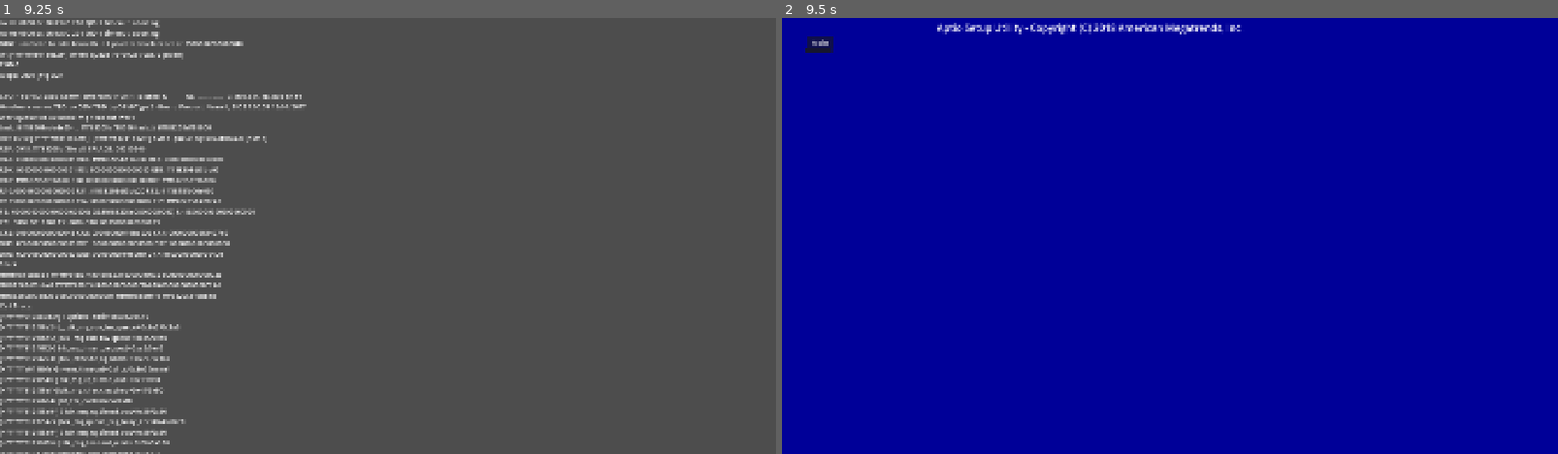
Above: before the commit, frames 1-2 (left to right).
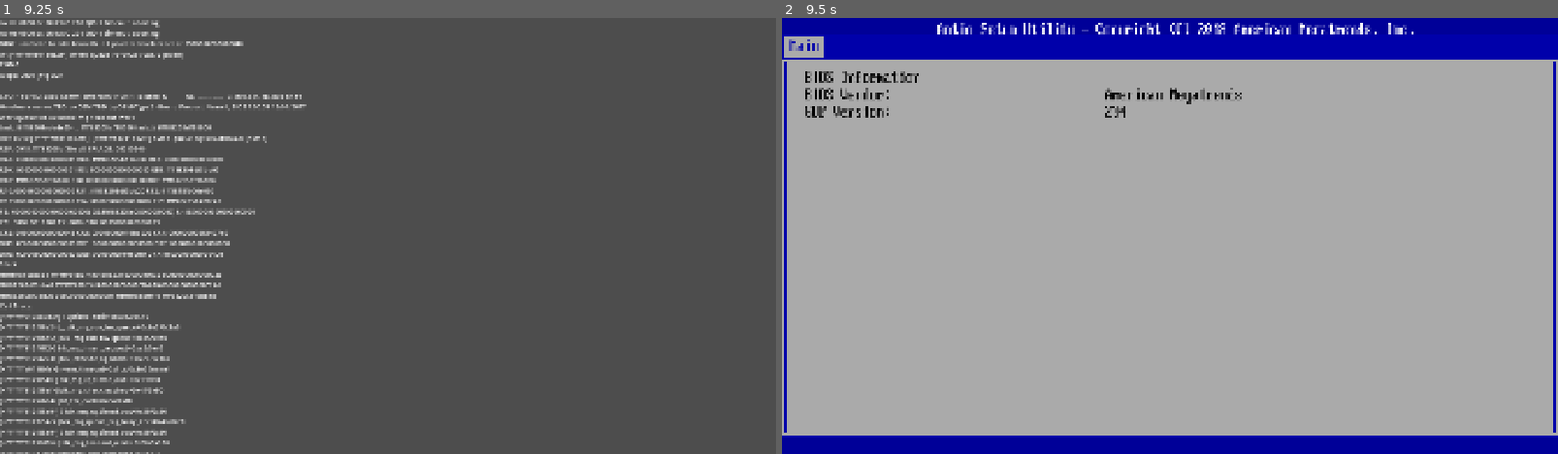
Above: after the commit, the same moments.

Repository: CreatorPoints/DeskPet
Game: Godot game, scene res://assets/scenes/scare1.tscn
The game is run twice, just before and just after one commit, with the same random seed, the same clock (stepped at 60 frames per second) and the same inputs.
Inputs (mouse positions are in pixels of both pictures, inside the frame that each line leads up to):
- Up to frame 1 (9.25 s): tap Enter at 0.5, 2, 3.5 s; move the mouse to (558, 214) at 0.52 s; hold Right 0.53-1.28 s; tap Alt every 1.5 s from 0.6 to 8.1 s; click (558, 214) at 0.67 s; tap Space at 1.25, 2.75, 4.25 s; move the mouse to (232, 257) at 1.27 s; hold Down 1.28-2.03 s; tap Shift every 1.5 s from 1.35 to 8.85 s; move the mouse to (465, 140) at 2.02 s; hold Right 2.03-2.78 s; move the mouse to (349, 323) at 2.77 s; hold Up 2.78-3.53 s; click (349, 323) at 2.92 s; move the mouse to (620, 301) at 3.52 s; hold Left 3.53-5.03 s; move the mouse to (155, 170) at 4.27 s; move the mouse to (426, 236) at 5.02 s; hold Down 5.03-5.78 s; click (426, 236) at 5.17 s; move the mouse to (271, 127) at 5.77 s; hold Right 5.78-6.53 s; move the mouse to (558, 214) at 6.52 s; hold Up 6.53-7.28 s; move the mouse to (232, 257) at 7.27 s; hold Right 7.28-8.03 s; click (232, 257) at 7.42 s; move the mouse to (465, 140) at 8.02 s; hold Down 8.03-8.78 s; move the mouse to (349, 323) at 8.77 s; hold Left from 8.78 s (still down)
- Up to frame 2 (9.5 s): keep holding Left

Frame 1 is identical in both runs. In frame 2, 87% of the frame differs, in the area x 0-100%, y 1-96%.

Commit message:
Massive change on BIOS

Diff:
--- /dev/null
+++ b/assets/others/BIOS.tres
@@ -0,0 +1,246 @@
+[gd_resource type="Theme" format=3 uid="uid://bm4gm6dx5oqb7"]
+
+[ext_resource type="FontFile" uid="uid://crgyl3fnbviki" path="res://assets/others/AcPlus_IBM_VGA_8x16.ttf" id="1_5ej6k"]
+
+[sub_resource type="StyleBoxFlat" id="StyleBoxFlat_bios_modal_popup"]
+content_margin_left = 16.0
+content_margin_top = 16.0
+content_margin_right = 16.0
+content_margin_bottom = 16.0
+bg_color = Color(0, 0, 0.666667, 1)
+border_width_left = 2
+border_width_top = 2
+border_width_right = 2
+border_width_bottom = 2
+border_color = Color(1, 1, 1, 1)
+shadow_color = Color(0, 0, 0, 1)
+shadow_size = 1
+shadow_offset = Vector2(8, 16)
+anti_aliasing = false
+
+[sub_resource type="StyleBoxFlat" id="StyleBoxFlat_bios_item_normal"]
+content_margin_left = 4.0
+content_margin_top = 1.0
+content_margin_right = 4.0
+content_margin_bottom = 1.0
+bg_color = Color(0.666667, 0.666667, 0.666667, 0)
+anti_aliasing = false
+
+[sub_resource type="StyleBoxFlat" id="StyleBoxFlat_bios_item_selected_ami"]
+content_margin_left = 4.0
+content_margin_top = 1.0
+content_margin_right = 4.0
+content_margin_bottom = 1.0
+bg_color = Color(0, 0, 0.666667, 1)
+anti_aliasing = false
+
+[sub_resource type="StyleBoxFlat" id="StyleBoxFlat_bios_item_selected_award_red"]
+content_margin_left = 4.0
+content_margin_top = 1.0
+content_margin_right = 4.0
+content_margin_bottom = 1.0
+bg_color = Color(0.666667, 0, 0, 1)
+anti_aliasing = false
+
+[sub_resource type="StyleBoxLine" id="StyleBoxLine_bios_separator"]
+color = Color(0, 0, 0.666667, 1)
+grow_begin = 0.0
+grow_end = 0.0
+thickness = 2
+
+[sub_resource type="StyleBoxEmpty" id="StyleBoxEmpty_none"]
+
+[sub_resource type="StyleBoxFlat" id="StyleBoxFlat_bios_main_panel"]
+content_margin_left = 8.0
+content_margin_top = 8.0
+content_margin_right = 8.0
+content_margin_bottom = 8.0
+bg_color = Color(0.666667, 0.666667, 0.666667, 1)
+border_width_left = 2
+border_width_top = 2
+border_width_right = 2
+border_width_bottom = 2
+border_color = Color(0, 0, 0.666667, 1)
+anti_aliasing = false
+
+[sub_resource type="StyleBoxFlat" id="StyleBoxFlat_bios_modal_button_focus"]
+content_margin_left = 8.0
+content_margin_top = 2.0
+content_margin_right = 8.0
+content_margin_bottom = 2.0
+bg_color = Color(0, 0, 0, 1)
+anti_aliasing = false
+
+[sub_resource type="StyleBoxFlat" id="StyleBoxFlat_bios_tab_unselected"]
+content_margin_left = 12.0
+content_margin_top = 2.0
+content_margin_right = 12.0
+content_margin_bottom = 2.0
+bg_color = Color(0, 0, 0.666667, 1)
+anti_aliasing = false
+
+[sub_resource type="StyleBoxFlat" id="StyleBoxFlat_bios_tab_selected"]
+content_margin_left = 12.0
+content_margin_top = 2.0
+content_margin_right = 12.0
+content_margin_bottom = 2.0
+bg_color = Color(0.666667, 0.666667, 0.666667, 1)
+anti_aliasing = false
+
+[sub_resource type="StyleBoxFlat" id="StyleBoxFlat_bios_header_bar"]
+content_margin_left = 8.0
+content_margin_top = 4.0
+content_margin_right = 8.0
+content_margin_bottom = 4.0
+bg_color = Color(0, 0, 0.666667, 1)
+anti_aliasing = false
+
+[sub_resource type="StyleBoxFlat" id="StyleBoxFlat_bios_scrollbar_grabber"]
+bg_color = Color(0.666667, 0.666667, 0.666667, 1)
+anti_aliasing = false
+
+[sub_resource type="StyleBoxFlat" id="StyleBoxFlat_bios_scrollbar_bg"]
+bg_color = Color(0.666667, 0.666667, 0.666667, 1)
+anti_aliasing = false
+
+[resource]
+default_font = ExtResource("1_5ej6k")
+default_font_size = 43
+AcceptDialog/styles/panel = SubResource("StyleBoxFlat_bios_modal_popup")
+Button/colors/font_color = Color(0, 0, 0.666667, 1)
+Button/colors/font_disabled_color = Color(0.333333, 0.333333, 0.333333, 1)
+Button/colors/font_focus_color = Color(1, 1, 1, 1)
+Button/colors/font_hover_color = Color(1, 1, 1, 1)
+Button/colors/font_hover_pressed_color = Color(1, 1, 0.333333, 1)
+Button/colors/font_pressed_color = Color(1, 1, 1, 1)
+Button/fonts/font = ExtResource("1_5ej6k")
+Button/styles/disabled = SubResource("StyleBoxFlat_bios_item_normal")
+Button/styles/focus = SubResource("StyleBoxFlat_bios_item_selected_ami")
+Button/styles/hover = SubResource("StyleBoxFlat_bios_item_selected_ami")
+Button/styles/normal = SubResource("StyleBoxFlat_bios_item_normal")
+Button/styles/pressed = SubResource("StyleBoxFlat_bios_item_selected_award_red")
+CheckBox/colors/font_color = Color(0, 0, 0.666667, 1)
+CheckBox/colors/font_disabled_color = Color(0.333333, 0.333333, 0.333333, 1)
+CheckBox/colors/font_focus_color = Color(1, 1, 1, 1)
+CheckBox/colors/font_hover_color = Color(1, 1, 1, 1)
+CheckBox/colors/font_pressed_color = Color(1, 1, 1, 1)
+CheckBox/fonts/font = ExtResource("1_5ej6k")
+CheckBox/styles/focus = SubResource("StyleBoxFlat_bios_item_selected_ami")
+CheckBox/styles/hover = SubResource("StyleBoxFlat_bios_item_selected_ami")
+CheckBox/styles/normal = SubResource("StyleBoxFlat_bios_item_normal")
+CheckBox/styles/pressed = SubResource("StyleBoxFlat_bios_item_selected_ami")
+HSeparator/constants/separation = 8
+HSeparator/styles/separator = SubResource("StyleBoxLine_bios_separator")
+ItemList/colors/font_Hovered_color = Color(1, 1, 1, 1)
+ItemList/colors/font_color = Color(0, 0, 0.666667, 1)
+ItemList/colors/font_selected_color = Color(1, 1, 1, 1)
+ItemList/colors/guide_color = Color(0, 0, 0, 0)
+ItemList/constants/v_separation = 2
+ItemList/fonts/font = ExtResource("1_5ej6k")
+ItemList/styles/cursor = SubResource("StyleBoxFlat_bios_item_selected_ami")
+ItemList/styles/cursor_unfocused = SubResource("StyleBoxFlat_bios_item_selected_ami")
+ItemList/styles/focus = SubResource("StyleBoxEmpty_none")
+ItemList/styles/hovered = SubResource("StyleBoxFlat_bios_item_selected_ami")
+ItemList/styles/panel = SubResource("StyleBoxFlat_bios_main_panel")
+ItemList/styles/selected = SubResource("StyleBoxFlat_bios_item_selected_ami")
+ItemList/styles/selected_focus = SubResource("StyleBoxFlat_bios_item_selected_ami")
+Label/colors/font_color = Color(0, 0, 0.666667, 1)
+Label/colors/font_outline_color = Color(0, 0, 0, 1)
+Label/colors/font_shadow_color = Color(0, 0, 0, 0)
+Label/fonts/font = ExtResource("1_5ej6k")
+Label/styles/normal = SubResource("StyleBoxEmpty_none")
+LineEdit/colors/caret_color = Color(1, 1, 1, 1)
+LineEdit/colors/font_color = Color(1, 1, 1, 1)
+LineEdit/colors/font_selected_color = Color(0, 0, 0, 1)
+LineEdit/colors/font_uneditable_color = Color(0.333333, 0.333333, 0.333333, 1)
+LineEdit/colors/selection_color = Color(0.666667, 0.666667, 0.666667, 1)
+LineEdit/fonts/font = ExtResource("1_5ej6k")
+LineEdit/styles/focus = SubResource("StyleBoxFlat_bios_modal_button_focus")
+LineEdit/styles/normal = SubResource("StyleBoxFlat_bios_item_selected_ami")
+LineEdit/styles/read_only = SubResource("StyleBoxFlat_bios_item_normal")
+OptionButton/colors/font_color = Color(0, 0, 0.666667, 1)
+OptionButton/colors/font_disabled_color = Color(0.333333, 0.333333, 0.333333, 1)
+OptionButton/colors/font_focus_color = Color(1, 1, 1, 1)
+OptionButton/colors/font_hover_color = Color(1, 1, 1, 1)
+OptionButton/colors/font_pressed_color = Color(1, 1, 1, 1)
+OptionButton/fonts/font = ExtResource("1_5ej6k")
+OptionButton/styles/focus = SubResource("StyleBoxFlat_bios_item_selected_ami")
+OptionButton/styles/hover = SubResource("StyleBoxFlat_bios_item_selected_ami")
+OptionButton/styles/normal = SubResource("StyleBoxFlat_bios_item_normal")
+OptionButton/styles/pressed = SubResource("StyleBoxFlat_bios_item_selected_ami")
+Panel/styles/panel = SubResource("StyleBoxFlat_bios_main_panel")
+PanelContainer/styles/panel = SubResource("StyleBoxFlat_bios_main_panel")
+PopupMenu/colors/font_color = Color(1, 1, 1, 1)
+PopupMenu/colors/font_disabled_color = Color(0.333333, 0.333333, 0.333333, 1)
+PopupMenu/colors/font_hover_color = Color(1, 1, 1, 1)
+PopupMenu/colors/font_separator_color = Color(1, 1, 1, 1)
+PopupMenu/fonts/font = ExtResource("1_5ej6k")
+PopupMenu/styles/hover = SubResource("StyleBoxFlat_bios_modal_button_focus")
+PopupMenu/styles/panel = SubResource("StyleBoxFlat_bios_modal_popup")
+PopupMenu/styles/separator = SubResource("StyleBoxLine_bios_separator")
+PopupPanel/styles/panel = SubResource("StyleBoxFlat_bios_modal_popup")
+RichTextLabel/colors/default_color = Color(0, 0, 0.666667, 1)
+RichTextLabel/colors/font_selected_color = Color(1, 1, 1, 1)
+RichTextLabel/colors/selection_color = Color(0, 0, 0.666667, 1)
+RichTextLabel/fonts/bold_font = ExtResource("1_5ej6k")
+RichTextLabel/fonts/bold_italics_font = ExtResource("1_5ej6k")
+RichTextLabel/fonts/italics_font = ExtResource("1_5ej6k")
+RichTextLabel/fonts/mono_font = ExtResource("1_5ej6k")
+RichTextLabel/fonts/normal_font = ExtResource("1_5ej6k")
+RichTextLabel/styles/focus = SubResource("StyleBoxEmpty_none")
+RichTextLabel/styles/normal = SubResource("StyleBoxEmpty_none")
+TabBar/colors/font_disabled_color = Color(0.333333, 0.333333, 0.333333, 1)
+TabBar/colors/font_hovered_color = Color(1, 1, 1, 1)
+TabBar/colors/font_selected_color = Color(0, 0, 0.666667, 1)
+TabBar/colors/font_unselected_color = Color(0.666667, 0.666667, 0.666667, 1)
+TabBar/constants/h_separation = 0
+TabBar/fonts/font = ExtResource("1_5ej6k")
+TabBar/styles/button_highlight = SubResource("StyleBoxEmpty_none")
+TabBar/styles/button_pressed = SubResource("StyleBoxEmpty_none")
+TabBar/styles/tab_disabled = SubResource("StyleBoxFlat_bios_tab_unselected")
+TabBar/styles/tab_focus = SubResource("StyleBoxEmpty_none")
+TabBar/styles/tab_hovered = SubResource("StyleBoxFlat_bios_tab_unselected")
+TabBar/styles/tab_selected = SubResource("StyleBoxFlat_bios_tab_selected")
+TabBar/styles/tab_unselected = SubResource("StyleBoxFlat_bios_tab_unselected")
+TabContainer/colors/font_disabled_color = Color(0.333333, 0.333333, 0.333333, 1)
+TabContainer/colors/font_hovered_color = Color(1, 1, 1, 1)
+TabContainer/colors/font_selected_color = Color(0, 0, 0.666667, 1)
+TabContainer/colors/font_unselected_color = Color(0.666667, 0.666667, 0.666667, 1)
+TabContainer/constants/side_margin = 0
+TabContainer/fonts/font = ExtResource("1_5ej6k")
+TabContainer/styles/panel = SubResource("StyleBoxFlat_bios_main_panel")
+TabContainer/styles/tab_disabled = SubResource("StyleBoxFlat_bios_tab_unselected")
+TabContainer/styles/tab_focus = SubResource("StyleBoxEmpty_none")
+TabContainer/styles/tab_hovered = SubResource("StyleBoxFlat_bios_tab_unselected")
+TabContainer/styles/tab_selected = SubResource("StyleBoxFlat_bios_tab_selected")
+TabContainer/styles/tab_unselected = SubResource("StyleBoxFlat_bios_tab_unselected")
+TabContainer/styles/tabbar_background = SubResource("StyleBoxFlat_bios_header_bar")
+Tree/colors/children_hl_line_color = Color(0, 0, 0.666667, 1)
+Tree/colors/custom_button_font_highlight = Color(1, 1, 1, 1)
+Tree/colors/font_color = Color(0, 0, 0.666667, 1)
+Tree/colors/font_selected_color = Color(1, 1, 1, 1)
+Tree/colors/guide_color = Color(0, 0, 0, 0)
+Tree/colors/parent_hl_line_color = Color(0, 0, 0.666667, 1)
+Tree/colors/relationship_line_color = Color(0, 0, 0.666667, 1)
+Tree/colors/title_button_color = Color(0, 0, 0, 1)
+Tree/constants/draw_guides = 0
+Tree/constants/draw_relationship_lines = 0
+Tree/constants/v_separation = 2
+Tree/fonts/font = ExtResource("1_5ej6k")
+Tree/fonts/title_button_font = ExtResource("1_5ej6k")
+Tree/styles/cursor = SubResource("StyleBoxFlat_bios_item_selected_ami")
+Tree/styles/cursor_unfocused = SubResource("StyleBoxFlat_bios_item_selected_ami")
+Tree/styles/focus = SubResource("StyleBoxEmpty_none")
+Tree/styles/panel = SubResource("StyleBoxFlat_bios_main_panel")
+Tree/styles/selected = SubResource("StyleBoxFlat_bios_item_selected_ami")
+Tree/styles/selected_focus = SubResource("StyleBoxFlat_bios_item_selected_ami")
+VScrollBar/styles/grabber = SubResource("StyleBoxFlat_bios_scrollbar_grabber")
+VScrollBar/styles/grabber_highlight = SubResource("StyleBoxFlat_bios_scrollbar_grabber")
+VScrollBar/styles/grabber_pressed = SubResource("StyleBoxFlat_bios_scrollbar_grabber")
+VScrollBar/styles/scroll = SubResource("StyleBoxFlat_bios_scrollbar_bg")
+VSeparator/constants/separation = 8
+VSeparator/styles/separator = SubResource("StyleBoxLine_bios_separator")
+Window/colors/title_color = Color(1, 1, 1, 1)
+Window/fonts/title_font = ExtResource("1_5ej6k")
+Window/styles/embedded_border = SubResource("StyleBoxFlat_bios_modal_popup")
+Window/styles/embedded_unfocused_border = SubResource("StyleBoxFlat_bios_modal_popup")
--- a/assets/others/bios.tres
+++ /dev/null
@@ -1,3 +0,0 @@
-[gd_resource type="Theme" format=3 uid="uid://m3pjvetmnyng"]
-
-[resource]
--- a/assets/scenes/BIOS.tscn
+++ b/assets/scenes/BIOS.tscn
@@ -1,11 +1,31 @@
 [gd_scene format=3 uid="uid://b6gt7lrnxn354"]
 
+[ext_resource type="FontFile" uid="uid://crgyl3fnbviki" path="res://assets/others/AcPlus_IBM_VGA_8x16.ttf" id="1_noxb7"]
+[ext_resource type="Theme" uid="uid://bm4gm6dx5oqb7" path="res://assets/others/BIOS.tres" id="2_1ejjb"]
+
 [sub_resource type="LabelSettings" id="LabelSettings_r0h57"]
-font_size = 24
+font = ExtResource("1_noxb7")
+font_size = 43
 
-[sub_resource type="Theme" id="Theme_spsd1"]
-Control/colors/color = Color(0.26293245, 0.26293245, 0.26293245, 1)
-Panel/styles/panel = null
+[sub_resource type="LabelSettings" id="LabelSettings_gjvua"]
+font_size = 43
+font_color = Color(0, 0, 0, 1)
+
+[sub_resource type="LabelSettings" id="LabelSettings_h7sfv"]
+font_size = 43
+font_color = Color(0, 0, 0, 1)
+
+[sub_resource type="LabelSettings" id="LabelSettings_3bjcw"]
+font_size = 43
+font_color = Color(0, 0, 0, 1)
+
+[sub_resource type="LabelSettings" id="LabelSettings_5qdpb"]
+font_size = 43
+font_color = Color(0, 0, 0, 1)
+
+[sub_resource type="LabelSettings" id="LabelSettings_v3hwd"]
+font_size = 43
+font_color = Color(0, 0, 0, 1)
 
 [node name="bios" type="Node2D" unique_id=379861934]
 
@@ -23,13 +43,57 @@
 label_settings = SubResource("LabelSettings_r0h57")
 
 [node name="TabContainer" type="TabContainer" parent="." unique_id=1525152153]
-offset_left = 57.0
-offset_top = 45.0
-offset_right = 124.0
-offset_bottom = 85.0
-theme = SubResource("Theme_spsd1")
+offset_top = 43.0
+offset_right = 1920.0
+offset_bottom = 1037.0
+theme = ExtResource("2_1ejjb")
 current_tab = 0
 
 [node name="Main" type="Panel" parent="TabContainer" unique_id=1040596227]
 layout_mode = 2
 metadata/_tab_index = 0
+
+[node name="biosInfo" type="Label" parent="TabContainer/Main" unique_id=291302059]
+layout_mode = 0
+offset_left = 48.0
+offset_top = 20.0
+offset_right = 335.0
+offset_bottom = 64.0
+text = "BIOS Information"
+label_settings = SubResource("LabelSettings_gjvua")
+
+[node name="biosVendor" type="Label" parent="TabContainer/Main" unique_id=1934833547]
+layout_mode = 0
+offset_left = 48.0
+offset_top = 63.0
+offset_right = 263.0
+offset_bottom = 107.0
+text = "BIOS Vendor:"
+label_settings = SubResource("LabelSettings_h7sfv")
+
+[node name="vendor" type="Label" parent="TabContainer/Main" unique_id=121896234]
+layout_mode = 0
+offset_left = 792.0
+offset_top = 63.0
+offset_right = 1132.0
+offset_bottom = 107.0
+text = "American Megatrends"
+label_settings = SubResource("LabelSettings_3bjcw")
+
+[node name="gopVersion" type="Label" parent="TabContainer/Main" unique_id=62484198]
+layout_mode = 0
+offset_left = 48.0
+offset_top = 105.0
+offset_right = 263.0
+offset_bottom = 149.0
+text = "GOP Version:"
+label_settings = SubResource("LabelSettings_5qdpb")
+
+[node name="gop" type="Label" parent="TabContainer/Main" unique_id=1506590381]
+layout_mode = 0
+offset_left = 792.0
+offset_top = 105.0
+offset_right = 846.0
+offset_bottom = 149.0
+text = "234"
+label_settings = SubResource("LabelSettings_v3hwd")
Binary file added: assets/others/AcPlus_IBM_VGA_8x16.ttf
Not shown, added: assets/others/AcPlus_IBM_VGA_8x16.ttf.import
